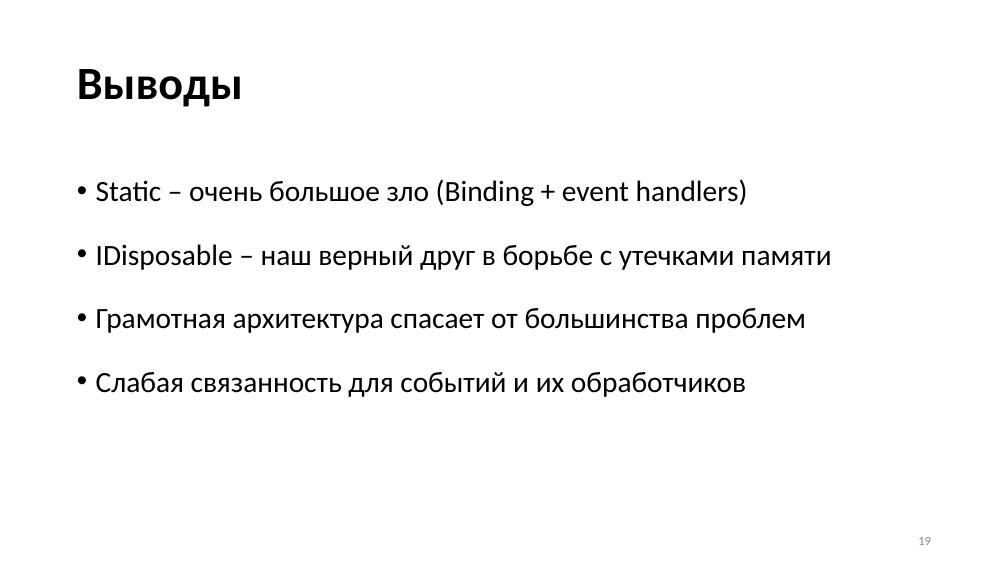
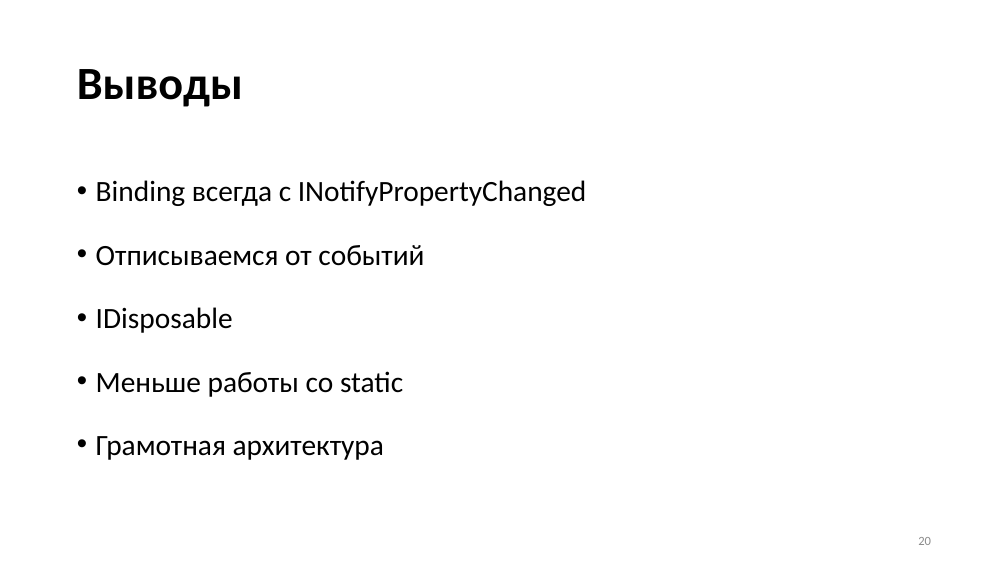
Before and after one commit to Talrandel/MemoryLeak, a slide deck: slide 20 of Утечки памяти.pptx (slide 19 before the commit). Drawn at 1008x567 pixels with LibreOffice and Linux fonts; fonts in the diff are those of the drawing. Boxes give left, top, right and bottom in pixels: in the first picture for what was removed or moved away, otherwise in the second. Text is boxed around its words. In the diff, an @@ line names an element or a change of style, - is before the commit and + after.

```diff
--- a/Утечки памяти.pptx
+++ b/Утечки памяти.pptx
@@ text at bbox=[96, 180, 587, 460]: text changed @@
-• Static – очень большое зло (Binding + event handlers)
-• IDisposable – наш верный друг в борьбе с утечками памяти
-• Грамотная архитектура спасает от большинства проблем
-• Слабая связанность для событий и их обработчиков
+• Binding всегда с INotifyPropertyChanged
+• Отписываемся от событий
+• IDisposable
+• Меньше работы со static
+• Грамотная архитектура
@@ page number at bbox=[918, 537, 931, 545]: text changed @@
-19
+20
```
Also in this commit, not shown: 12 other slides changed, 2 slides added, 16 other files.
